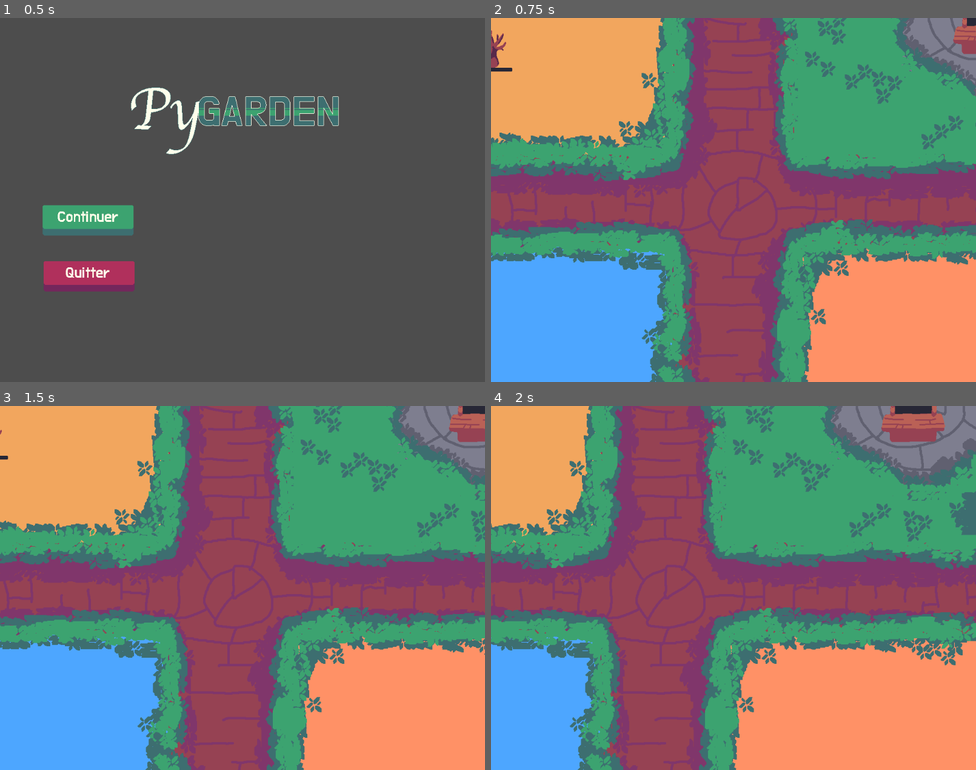
Above: before the commit, frames 1-4 (two rows, left to right).
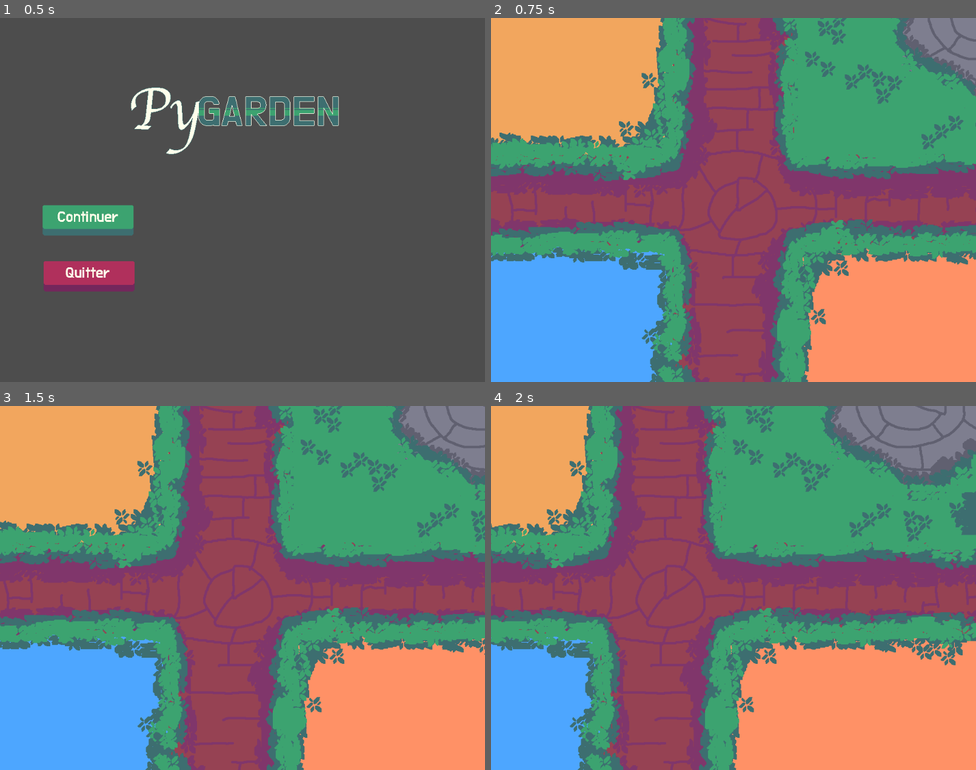
Above: after the commit, the same moments.

Repository: julesjung/pygarden
Game: Godot game, scene res://scenes/main_menu.tscn
Two runs of this game, one before a commit and one after it. Both use one fixed random seed, a clock stepped at 60 frames per second and the inputs below.
Inputs (mouse positions are in pixels of both pictures, inside the frame that each line leads up to):
- Up to frame 1 (0.5 s): no input
- Up to frame 2 (0.75 s): click (578, 221) at 0.5 s
- Up to frame 3 (1.5 s): tap Enter at 1.25 s; move the mouse to (349, 569) at 1.27 s; hold Right (ui_right) from 1.28 s (still down); click (349, 569) at 1.42 s
- Up to frame 4 (2 s): keep holding Right (ui_right)

Frame 1 is identical in both runs. In frame 2, 0.6% of the frame differs, in the area x 0-100%, y 0-15%; in frame 3, 0.6%; in frame 4, 1.1%, in the area x 80-94%, y 0-10%.

Commit message:
save game data

Diff:
--- a/assets/data/birch_tree.tres
+++ b/assets/data/birch_tree.tres
@@ -5,6 +5,7 @@
 
 [resource]
 script = ExtResource("1_nue7i")
+type = "birch_tree"
 texture = ExtResource("2_lyasj")
 growth_time = 900.0
 production_time = 1800.0
--- a/assets/data/oak_tree.tres
+++ b/assets/data/oak_tree.tres
@@ -5,6 +5,7 @@
 
 [resource]
 script = ExtResource("1_0ocmf")
+type = "oak_tree"
 texture = ExtResource("2_1cfj0")
 growth_time = 5.0
 production_time = 60.0
--- a/assets/data/pine_tree.tres
+++ b/assets/data/pine_tree.tres
@@ -5,6 +5,7 @@
 
 [resource]
 script = ExtResource("1_ciojs")
+type = "pine_tree"
 texture = ExtResource("2_t6734")
 growth_time = 3600.0
 production_time = 3600.0
--- a/assets/data/sakura.tres
+++ b/assets/data/sakura.tres
@@ -5,6 +5,7 @@
 
 [resource]
 script = ExtResource("1_iuxax")
+type = "sakura"
 texture = ExtResource("2_otro2")
 growth_time = 60.0
 production_time = 120.0
--- a/project.godot
+++ b/project.godot
@@ -11,13 +11,20 @@
 [application]
 
 config/name="PyGarden"
+config/version="0.2.0-alpha.0"
 run/main_scene="uid://cx4ht744wy5xw"
+config/use_custom_user_dir=true
 config/features=PackedStringArray("4.6", "Mobile")
+config/icon="uid://cruitytmm8es4"
 
 [display]
 
 window/size/viewport_width=1024
 window/size/viewport_height=768
+
+[gui]
+
+theme/custom_font="uid://q8cpqcdip17e"
 
 [physics]
 
--- a/scenes/game.tscn
+++ b/scenes/game.tscn
@@ -2,14 +2,26 @@
 
 [ext_resource type="Script" uid="uid://2m4fqey71vfw" path="res://scripts/game.gd" id="1_gee14"]
 [ext_resource type="Texture2D" uid="uid://cdj46qof1gj56" path="res://assets/background.png" id="1_uwrxv"]
+[ext_resource type="Script" uid="uid://caddkgxbbfl8x" path="res://scripts/plant_data.gd" id="2_kvpfn"]
+[ext_resource type="PackedScene" uid="uid://dr8jy2nemm15j" path="res://scenes/save_manager.tscn" id="2_u5sy4"]
 [ext_resource type="PackedScene" uid="uid://ckbqf1vd3rob4" path="res://scenes/player.tscn" id="2_yqjtg"]
 [ext_resource type="PackedScene" uid="uid://clikwtp53mcuy" path="res://scenes/soundtrack_player.tscn" id="3_lnu2h"]
-[ext_resource type="PackedScene" uid="uid://bkms3p4nr72k0" path="res://scenes/plant.tscn" id="4_iywne"]
+[ext_resource type="Resource" uid="uid://cci75th5uf44g" path="res://assets/data/sakura.tres" id="4_dinhu"]
 [ext_resource type="Resource" uid="uid://bjejmw80cv4yi" path="res://assets/data/oak_tree.tres" id="5_iywne"]
-[ext_resource type="PackedScene" uid="uid://b5crdouk1e5do" path="res://scenes/shop.tscn" id="6_p57ef"]
+[ext_resource type="Resource" uid="uid://cmk1ohdaqfftu" path="res://assets/data/birch_tree.tres" id="5_kvuet"]
+[ext_resource type="Resource" uid="uid://kendf2gdi4cb" path="res://assets/data/pine_tree.tres" id="6_trtic"]
+[ext_resource type="PackedScene" uid="uid://bmqtrkfrtxvf3" path="res://scenes/pause_menu.tscn" id="11_kvpfn"]
 
 [node name="Game" type="Node2D" unique_id=1294033400]
 script = ExtResource("1_gee14")
+plants_data = Dictionary[String, ExtResource("2_kvpfn")]({
+"birch_tree": ExtResource("5_kvuet"),
+"oak_tree": ExtResource("5_iywne"),
+"pine_tree": ExtResource("6_trtic"),
+"sakura": ExtResource("4_dinhu")
+})
+
+[node name="SaveManager" parent="." unique_id=401458576 instance=ExtResource("2_u5sy4")]
 
 [node name="Background" type="Sprite2D" parent="." unique_id=762893731]
 texture = ExtResource("1_uwrxv")
@@ -27,12 +39,6 @@
 
 [node name="SoundtrackPlayer" parent="." unique_id=985671060 instance=ExtResource("3_lnu2h")]
 
-[node name="Plant" parent="." unique_id=632039623 instance=ExtResource("4_iywne")]
-position = Vector2(-507, -391)
-plant_data = ExtResource("5_iywne")
+[node name="PauseMenu" parent="." unique_id=260779349 instance=ExtResource("11_kvpfn")]
 
-[node name="Shop" parent="." unique_id=1832679843 instance=ExtResource("6_p57ef")]
-position = Vector2(531, -431)
-
-[connection signal="input_event" from="Plant" to="Plant" method="_on_input_event"]
-[connection signal="input_event" from="Shop" to="." method="_on_shop_input_event"]
+[connection signal="save_pressed" from="PauseMenu" to="." method="_on_pause_menu_save_pressed"]
--- /dev/null
+++ b/scenes/pause_menu.tscn
@@ -0,0 +1,43 @@
+[gd_scene format=3 uid="uid://bmqtrkfrtxvf3"]
+
+[ext_resource type="Script" uid="uid://bmwbphbdxvbq" path="res://scripts/pause_menu.gd" id="1_n87rw"]
+
+[node name="PauseMenu" type="CanvasLayer" unique_id=1170019984]
+script = ExtResource("1_n87rw")
+
+[node name="Control" type="Control" parent="." unique_id=260779349]
+layout_mode = 3
+anchors_preset = 15
+anchor_right = 1.0
+anchor_bottom = 1.0
+grow_horizontal = 2
+grow_vertical = 2
+
+[node name="ContinueButton" type="Button" parent="Control" unique_id=1223274833]
+layout_mode = 1
+anchors_preset = -1
+anchor_left = 0.43600002
+anchor_top = 0.21900001
+anchor_right = 0.559
+anchor_bottom = 0.259
+offset_left = -0.46401978
+offset_top = -0.1920166
+offset_right = -35.416016
+offset_bottom = 0.08799744
+text = "Continue game"
+
+[node name="SaveButton" type="Button" parent="Control" unique_id=1999737967]
+layout_mode = 1
+anchors_preset = -1
+anchor_left = 0.44200003
+anchor_top = 0.367
+anchor_right = 0.531
+anchor_bottom = 0.40800002
+offset_left = 0.39196777
+offset_top = 0.14398193
+offset_right = 0.25598145
+offset_bottom = -0.34402466
+text = "Save game"
+
+[connection signal="pressed" from="Control/ContinueButton" to="." method="_on_continue_button_pressed"]
+[connection signal="pressed" from="Control/SaveButton" to="." method="_on_save_button_pressed"]
--- a/scenes/plant.tscn
+++ b/scenes/plant.tscn
@@ -24,3 +24,5 @@
 texture_under = ExtResource("2_a88lo")
 texture_progress = ExtResource("3_m5w0e")
 texture_progress_offset = Vector2(2, 2)
+
+[connection signal="input_event" from="." to="." method="_on_input_event"]
--- /dev/null
+++ b/scenes/save_manager.tscn
@@ -0,0 +1,6 @@
+[gd_scene format=3 uid="uid://dr8jy2nemm15j"]
+
+[ext_resource type="Script" uid="uid://ilhx22c0sfgd" path="res://scripts/save_manager.gd" id="1_ji3ji"]
+
+[node name="SaveManager" type="Node" unique_id=401458576]
+script = ExtResource("1_ji3ji")
--- a/scenes/shop.tscn
+++ /dev/null
@@ -1,14 +0,0 @@
-[gd_scene format=3 uid="uid://b5crdouk1e5do"]
-
-[ext_resource type="Texture2D" uid="uid://lj57rkuruoj2" path="res://assets/shop.png" id="1_lx5au"]
-
-[sub_resource type="RectangleShape2D" id="RectangleShape2D_lx5au"]
-size = Vector2(192, 256)
-
-[node name="Shop" type="Area2D" unique_id=1049053891]
-
-[node name="Shop" type="Sprite2D" parent="." unique_id=1877878651]
-texture = ExtResource("1_lx5au")
-
-[node name="CollisionShape2D" type="CollisionShape2D" parent="." unique_id=1388834033]
-shape = SubResource("RectangleShape2D_lx5au")
--- a/scenes/shop_ui.tscn
+++ /dev/null
@@ -1,18 +0,0 @@
-[gd_scene format=3 uid="uid://cwhva3e6xgkm4"]
-
-[ext_resource type="Texture2D" uid="uid://48n2ns8s6fy2" path="res://assets/shop/background.png" id="1_fs6yy"]
-
-[node name="ShopUI" type="CanvasLayer" unique_id=2100466771]
-
-[node name="Control" type="Control" parent="." unique_id=1346189924]
-layout_mode = 3
-anchor_right = 0.88900006
-anchor_bottom = 1.1850001
-offset_right = -0.12805176
-offset_bottom = 0.11993408
-grow_horizontal = 2
-grow_vertical = 2
-
-[node name="Background" type="Sprite2D" parent="Control" unique_id=1817772320]
-position = Vector2(512, 384)
-texture = ExtResource("1_fs6yy")
--- a/scripts/game.gd
+++ b/scripts/game.gd
@@ -1,7 +1,30 @@
 extends Node2D
 
-var _shop_ui = preload("res://scenes/shop_ui.tscn").instantiate()
+@export var plants_data: Dictionary[String, PlantData]
 
-func _on_shop_input_event(_viewport: Node, event: InputEvent, _shape_idx: int) -> void:
-	if event is InputEventMouseButton and event.is_pressed() and event.button_index == MOUSE_BUTTON_LEFT:
-		add_child(_shop_ui)
+var _plant_scene = preload("res://scenes/plant.tscn")
+
+@onready var _pause_menu = $PauseMenu
+
+var plants = []
+
+func _ready() -> void:
+	var game_data = $SaveManager.load_game()
+
+	for data in game_data["plants"]:
+		var plant = _plant_scene.instantiate()
+
+		plant.position = Vector2(data["position"][0], data["position"][1])
+		plant.plant_data = plants_data[data["type"]]
+		plant.growth_stage = data["growth_stage"]
+		plant.start_time = data["start_time"]
+
+		add_child(plant)
+		plants.append(plant)
+
+func _input(event):
+	if event is InputEventKey and event.keycode == KEY_ESCAPE:
+		_pause_menu.visible = true
+
+func _on_pause_menu_save_pressed() -> void:
+	$SaveManager.save_game(plants)
--- /dev/null
+++ b/scripts/pause_menu.gd
@@ -0,0 +1,12 @@
+extends CanvasLayer
+
+signal save_pressed
+
+func _ready() -> void:
+	visible = false
+
+func _on_continue_button_pressed() -> void:
+	visible = false
+
+func _on_save_button_pressed() -> void:
+	emit_signal("save_pressed")
--- a/scripts/plant.gd
+++ b/scripts/plant.gd
@@ -34,6 +34,17 @@
 		else:
 			_progress_bar.value = elapsed * 92 / plant_data.production_time
 
+func save() -> Dictionary:
+	return {
+		"type": plant_data.type,
+		"position": [
+			position.x,
+			position.y
+		],
+		"growth_stage": growth_stage,
+		"start_time": start_time
+	}
+
 func _on_input_event(_viewport: Node, event: InputEvent, _shape_idx: int) -> void:
 	if event is InputEventMouseButton and event.is_pressed() and event.button_index == MOUSE_BUTTON_LEFT:
 		if growth_stage == 2:
--- a/scripts/plant_data.gd
+++ b/scripts/plant_data.gd
@@ -1,6 +1,7 @@
 extends Resource
 class_name PlantData
 
+@export var type: String
 @export var texture: Texture2D
 @export var growth_time: float
 @export var production_time: float
--- /dev/null
+++ b/scripts/save_manager.gd
@@ -0,0 +1,27 @@
+extends Node
+
+const SAVE_PATH = "user://game_data.json"
+const DEFAULT_DATA = {
+	"leaves": 100,
+	"plants": []
+}
+
+func load_game() -> Dictionary:
+	if not FileAccess.file_exists(SAVE_PATH):
+		return DEFAULT_DATA
+
+	var file = FileAccess.open(SAVE_PATH, FileAccess.READ)
+	var content = file.get_as_text()
+	return JSON.parse_string(content)
+
+func save_game(plants: Array):
+	var plants_data = []
+	for plant in plants:
+		plants_data.append(plant.save())
+	var data = JSON.stringify({
+		"leaves": 100,
+		"plants": plants_data
+	})
+
+	var file = FileAccess.open(SAVE_PATH, FileAccess.WRITE)
+	file.store_line(data)
Not shown, added: scripts/pause_menu.gd.uid
Not shown, added: scripts/save_manager.gd.uid
